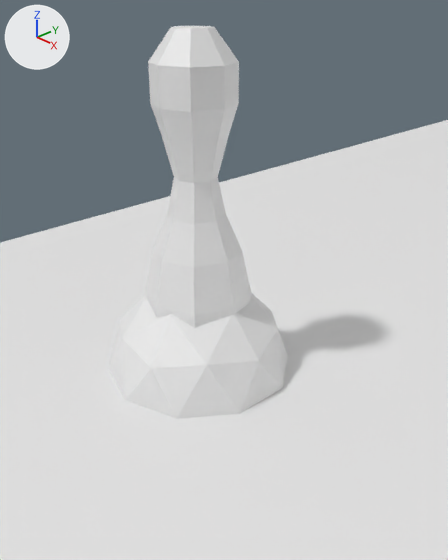
A saved change to the Blender file assets/artwork/bowling.blend.
One viewpoint serves both versions: a 50 mm camera at (0.486, -0.417, 0.42) aimed at (0.02, 0.022, 0.111). The lights are fixed; the arrows at upper left show +X, +Y and +Z. The older version comes first.

In view in the first picture: 'Icosphere', 'laneObj', 'pinMesh'.
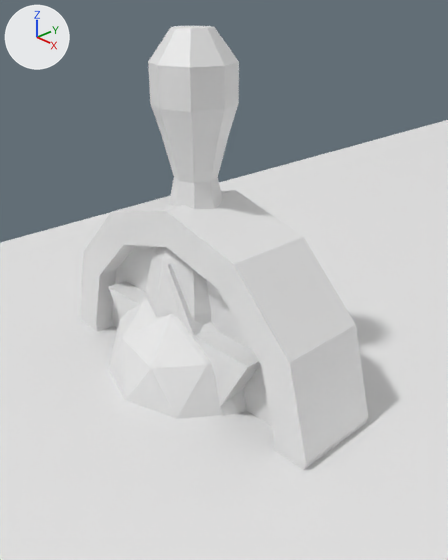
Location of each change, [x1, y1, x2, y2] in pixels of the pictures (448 x 560 px):
'StarPillObj', added
    after: [80, 190, 368, 470]

What the commit changed:
Mesh me_starpillmesh is new.
It has 106 vertices, 114 faces and spans x -0.19..0.21, y -0.05..0.05, z -0.19..0.21.
It uses material mat_material (its picture is missing).
Object 'StarPillObj' (ob_starpillobj) is new; it shows me_starpillmesh.
Its location is (0.0, 0.0, 0.0).
Its rotation in degrees is (0, 360, 0).
